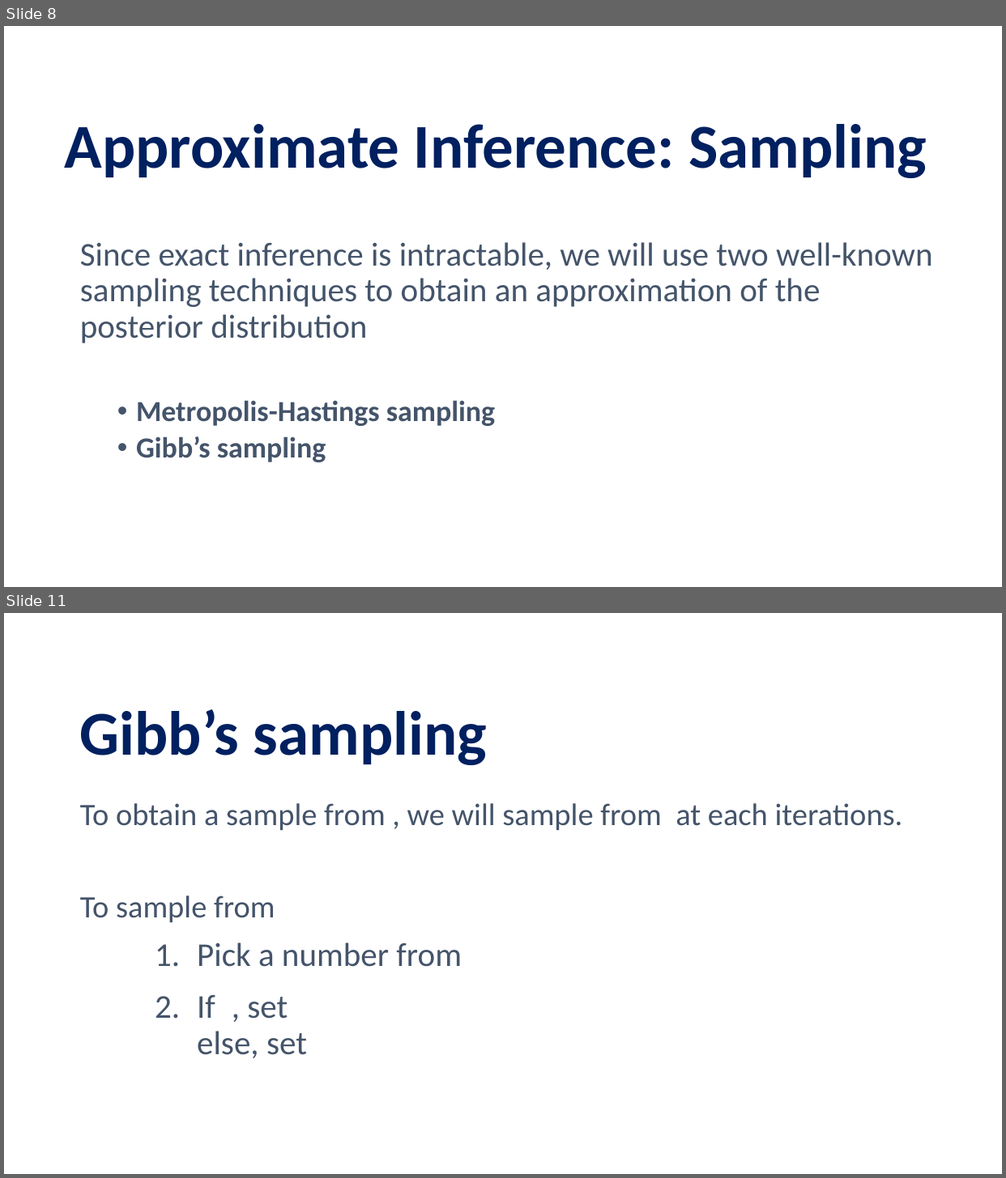
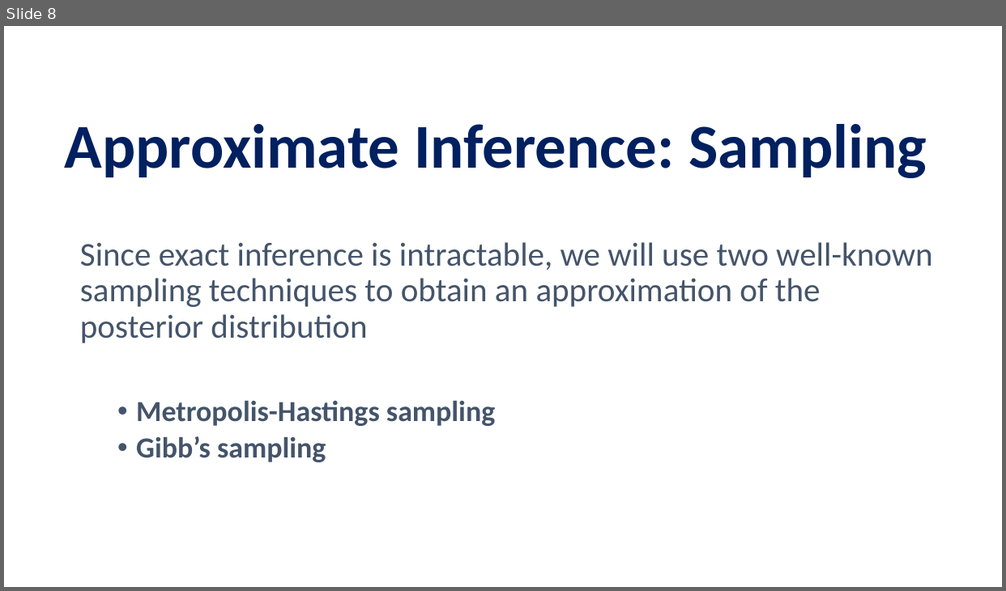
Before and after one commit to pettepiero/Ising-image-denoising, a slide deck: pml.pptm. Shown one above the other, each under a label of ours: slides 8 and 11 before the commit, slide 8 after it; the slides between them are not shown. The pictures are 1006x1178 and 1006x591 pixels, drawn with LibreOffice and Linux fonts; fonts in the diff are those of the drawing. Boxes give left, top, right and bottom in pixels: in the first picture for what was removed or moved away, otherwise in the second. Text is boxed around its words. In the diff, an @@ line names an element or a change of style, - is before the commit and + after.

```diff
--- a/pml.pptm
+++ b/pml.pptm
@@ slide 11 removed at box(4, 613, 1002, 1174), background #FFFFFF @@
@@ title removed at box(80, 709, 487, 765) @@
-Gibb’s sampling
@@ text removed at box(80, 803, 903, 1059) @@
-To obtain a sample from , we will sample from at each iterations.
-To sample from
-    1. Pick a number from
-    2. If , set
-       else, set
```
Also in this commit, not shown: 5 other slides changed, 11 slides added, 14 other slides removed.
